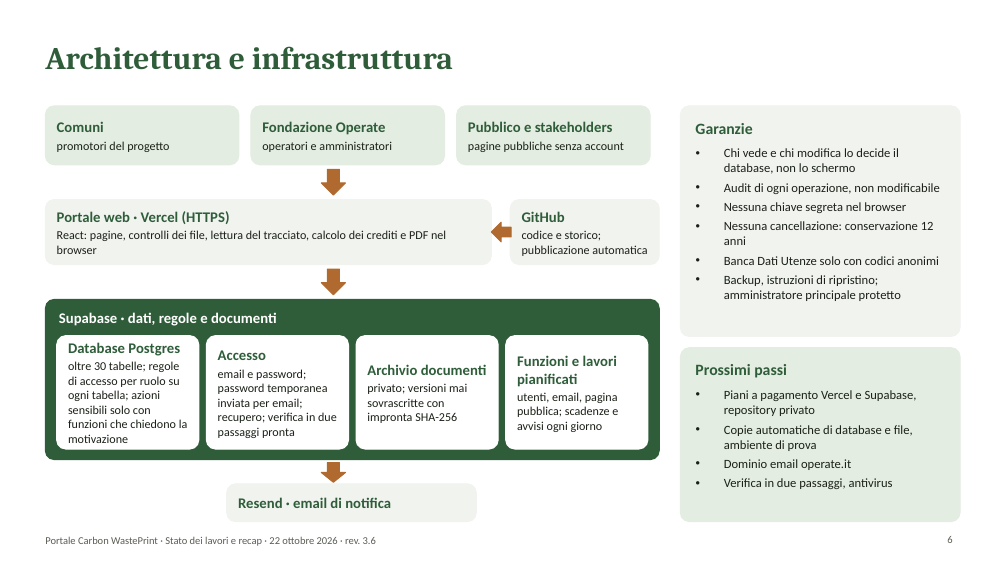
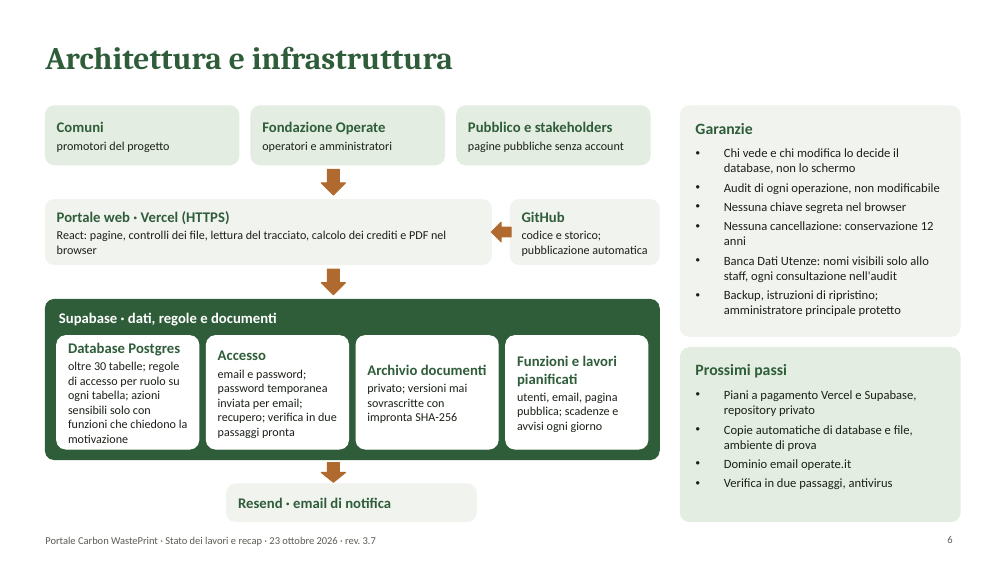
Before and after one commit to lucamorettioperate/portale-cwp, a slide deck: slide 6 of public/documentazione/Presentazione_Portale_CWP.pptx. Drawn at 1008x567 pixels with LibreOffice and Linux fonts; fonts in the diff are those of the drawing; background and template pictures are left out. Boxes give left, top, right and bottom in pixels: in the first picture for what was removed or moved away, otherwise in the second. Text is boxed around its words. In the diff, an @@ line names an element or a change of style, - is before the commit and + after.

```diff
--- a/public/documentazione/Presentazione_Portale_CWP.pptx
+++ b/public/documentazione/Presentazione_Portale_CWP.pptx
@@ text at (x1=724, y1=256, x2=928, y2=282): text changed @@
-• Banca Dati Utenze solo con codici anonimi
+• Banca Dati Utenze: nomi visibili solo allo staff, ogni consultazione nell'audit
@@ text at (x1=45, y1=536, x2=376, y2=546): text changed @@
-Portale Carbon WastePrint · Stato dei lavori e recap · 22 ottobre 2026 · rev. 3.6
+Portale Carbon WastePrint · Stato dei lavori e recap · 23 ottobre 2026 · rev. 3.7
```
Also in this commit, not shown: 13 other slides changed, 25 other files.
